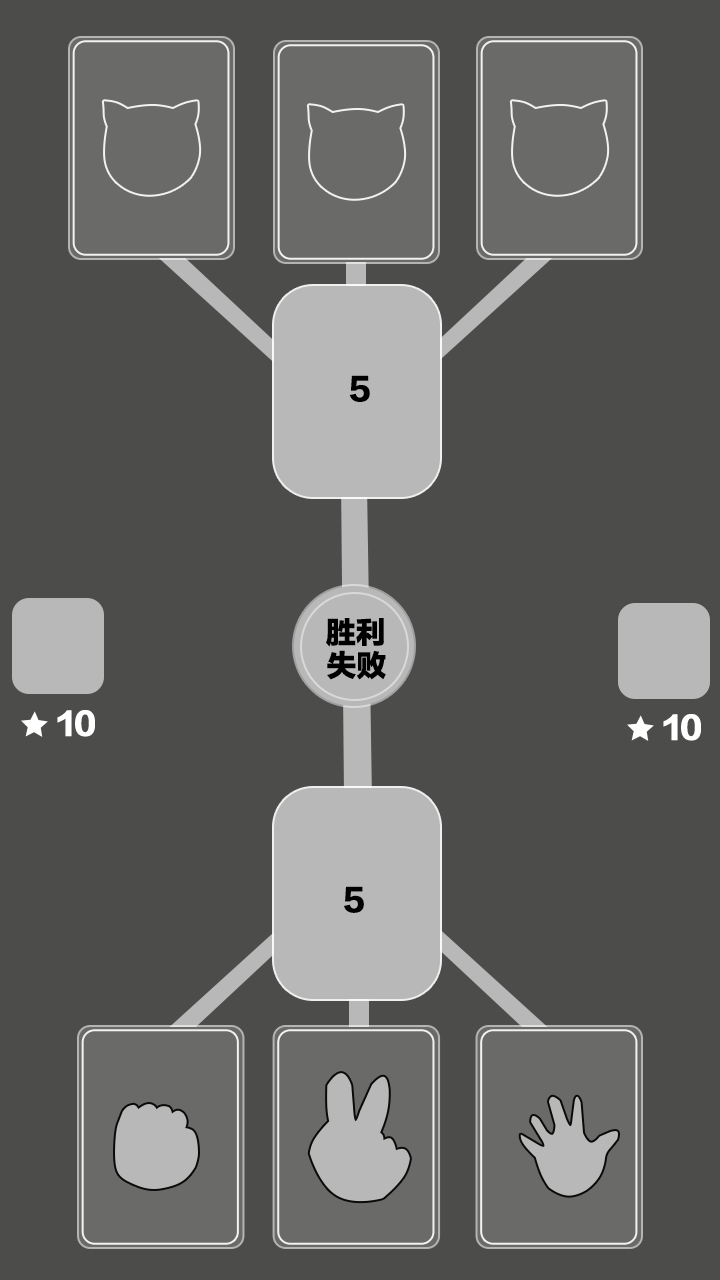
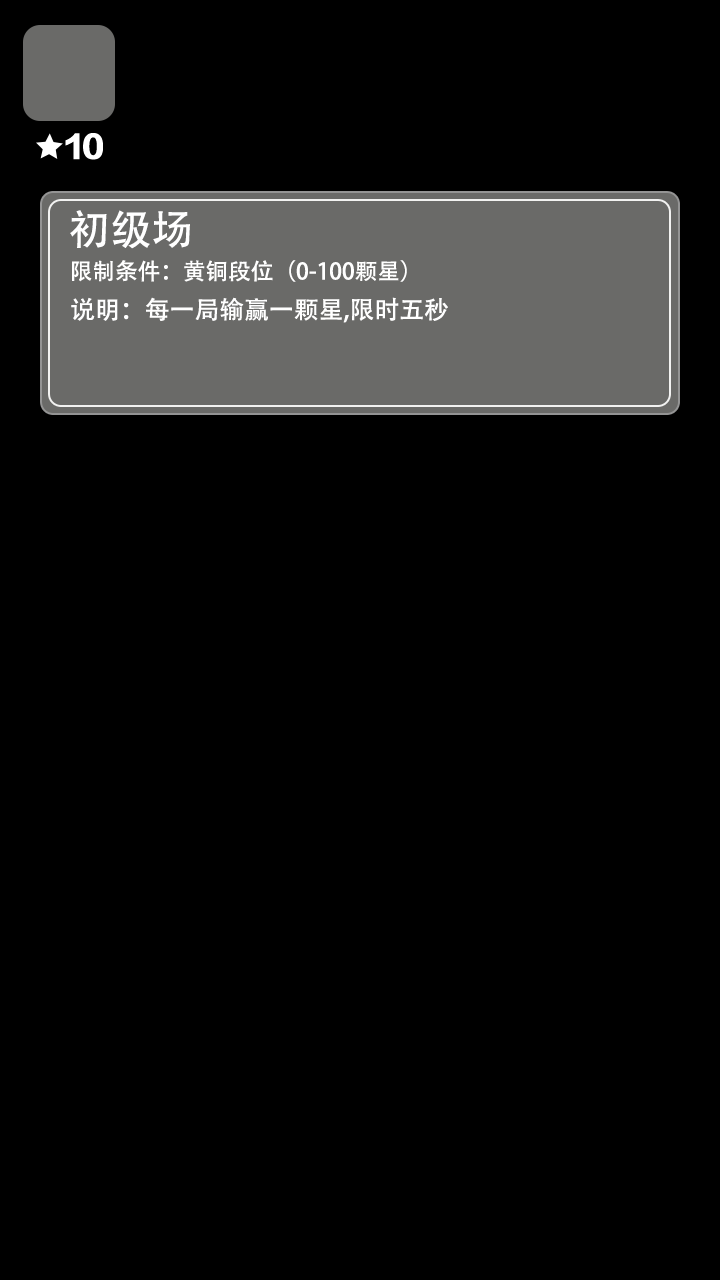
Two versions of the same layered image (w=720, h=1280). Layer-by-layer changes:
added group "匹配界面" with 10 layers above "游戏界面" over <box>23,25,678,413</box>
added group "组 1 拷贝 7" with 6 layers in group "匹配界面" over <box>42,193,678,413</box>
added layer "说明：每一局输赢一颗星,限时五秒" in group "组 1 拷贝 7" over <box>71,297,448,323</box>
added layer "限制条件：黄铜段位（0-100颗星）" in group "组 1 拷贝 7" over <box>72,260,407,282</box>
added layer "初级场" in group "组 1 拷贝 7" over <box>70,210,190,249</box>
added layer "矩形 1 拷贝" (1st of 8, in "匹配界面" › "组 1 拷贝 7") in group "组 1 拷贝 7" over <box>50,201,669,405</box>
added layer "矩形 1" (1st of 8, in "匹配界面" › "组 1 拷贝 7") in group "组 1 拷贝 7" over <box>42,193,678,413</box>
added layer "10 拷贝" in group "匹配界面" over <box>65,133,103,160</box>
added layer "多边形 1 拷贝" in group "匹配界面" over <box>36,133,63,159</box>
added layer "圆角矩形 1 拷贝 3" in group "匹配界面" over <box>23,25,115,121</box>
moved "石头" into group "游戏界面" over <box>108,1056,198,1189</box>
moved "组 1 拷贝 6" into group "游戏界面" over <box>70,38,233,258</box>
moved "组 1 拷贝 5" into group "游戏界面" over <box>275,42,438,262</box>
moved "组 1 拷贝 4" into group "游戏界面" over <box>478,38,641,258</box>
moved "组 1 拷贝 3" into group "游戏界面" over <box>477,1027,641,1247</box>
moved "组 1 拷贝 2" into group "游戏界面" over <box>274,1027,438,1247</box>
painted on "矩形 1" (6th of 8, in "游戏界面" › "组 1 拷贝 2") over <box>280,1028,281,1246</box>
moved "组 1 拷贝" into group "游戏界面" over <box>79,1027,243,1247</box>
moved "组 4" into group "游戏界面" over <box>12,375,710,699</box>
painted on "圆角矩形 1 拷贝 2" over <box>618,603,710,699</box>
painted on "圆角矩形 1" over <box>12,598,104,694</box>
moved "组 3" into group "游戏界面" over <box>21,195,701,1097</box>
painted on "圆角矩形 1 拷贝" over <box>274,286,440,999</box>
painted on "图层 0" over <box>0,0,720,1280</box>
…and 1 more changes (1 painted)
